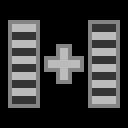
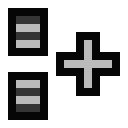
Comparing the layer stacks of the two 128 × 128 images. Changes:
added layer "bg" above "fg" over <box>8,8,120,120</box>
hid "fg", painted on it over <box>8,20,120,108</box>
hid "Background" over <box>0,0,128,128</box>
